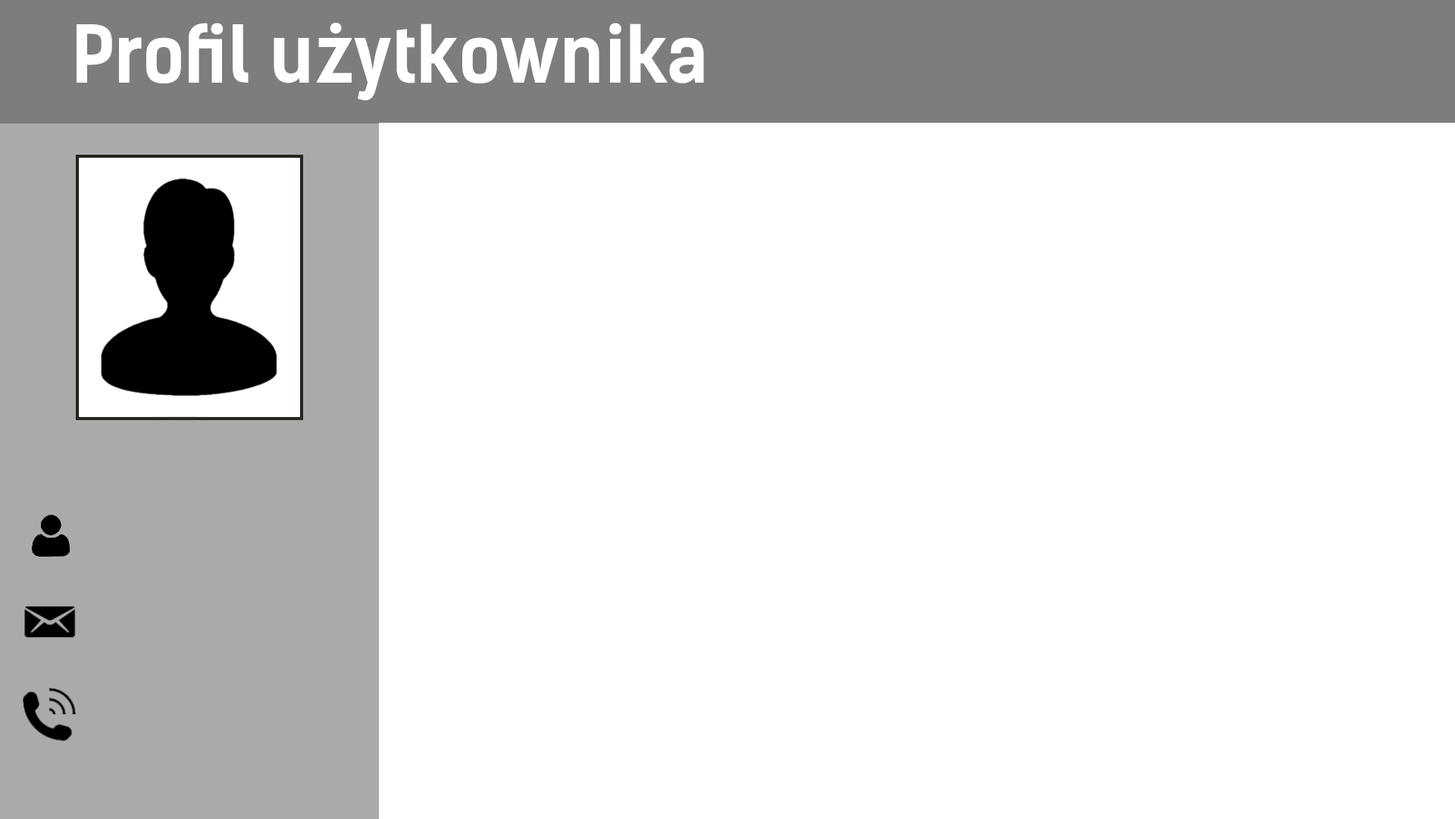
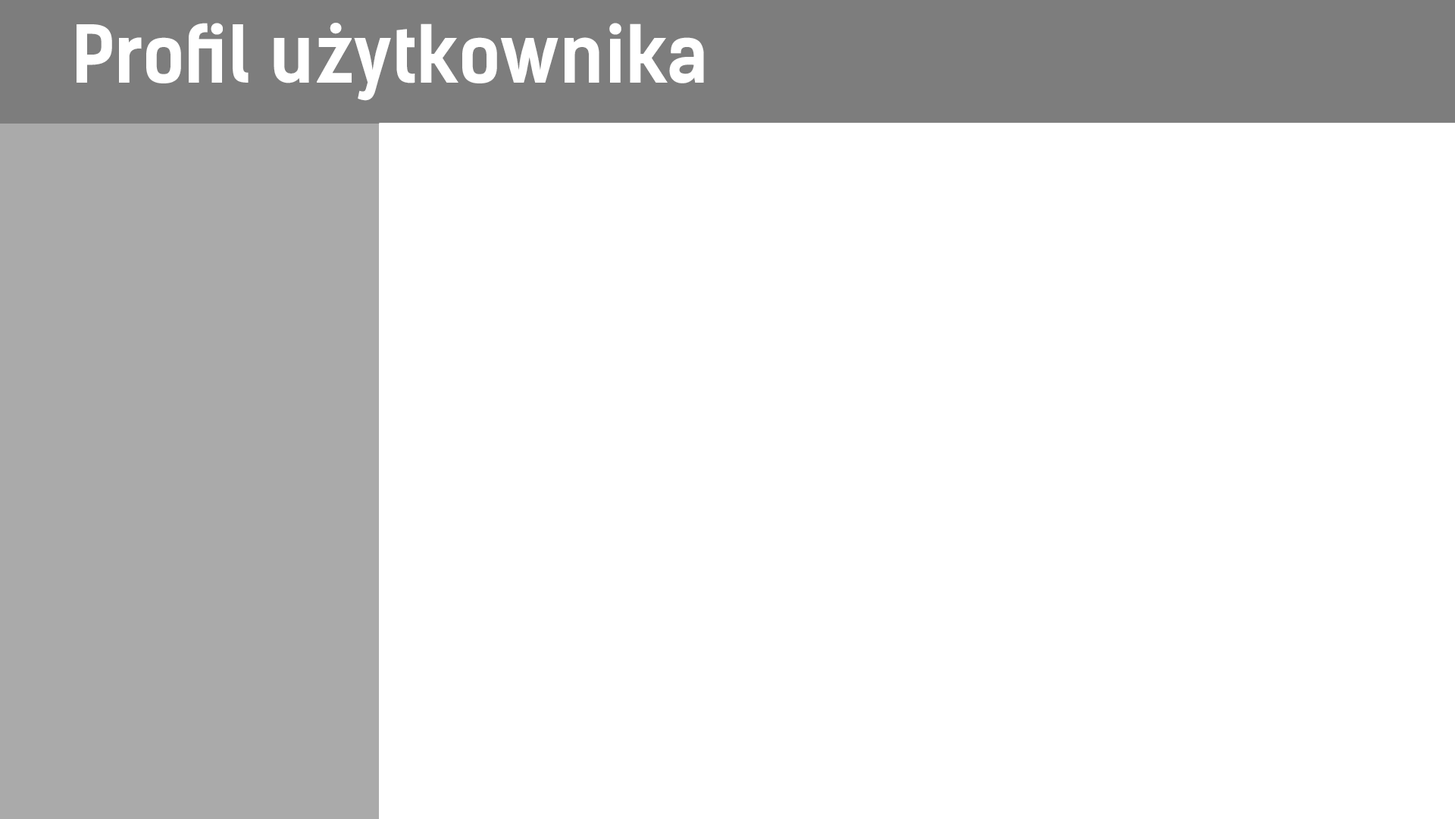
Two versions of the same layered image (1455x819). Layer-by-layer changes:
painted on "Layer 2" over bbox(22, 154, 304, 741)
